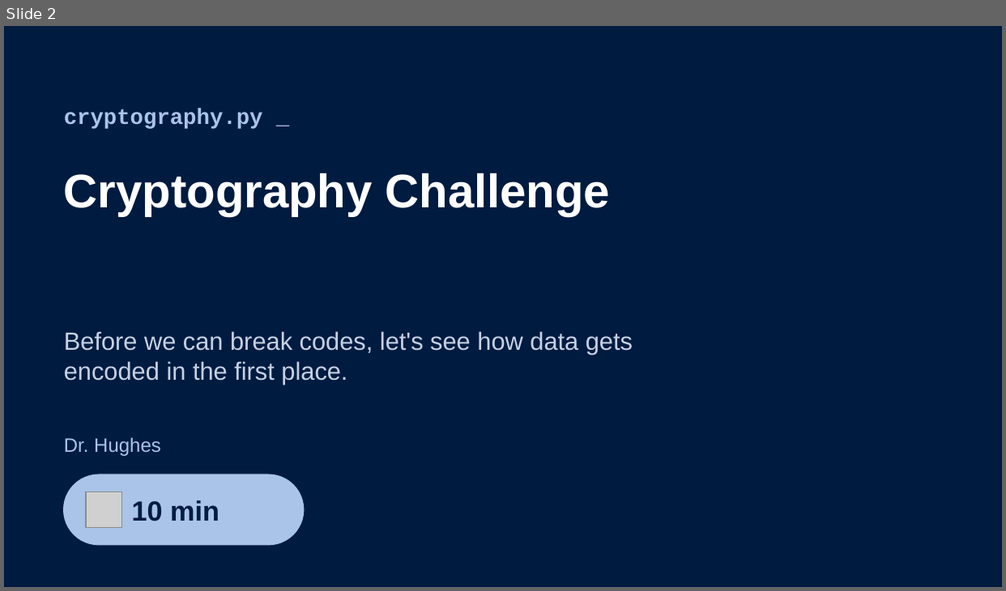
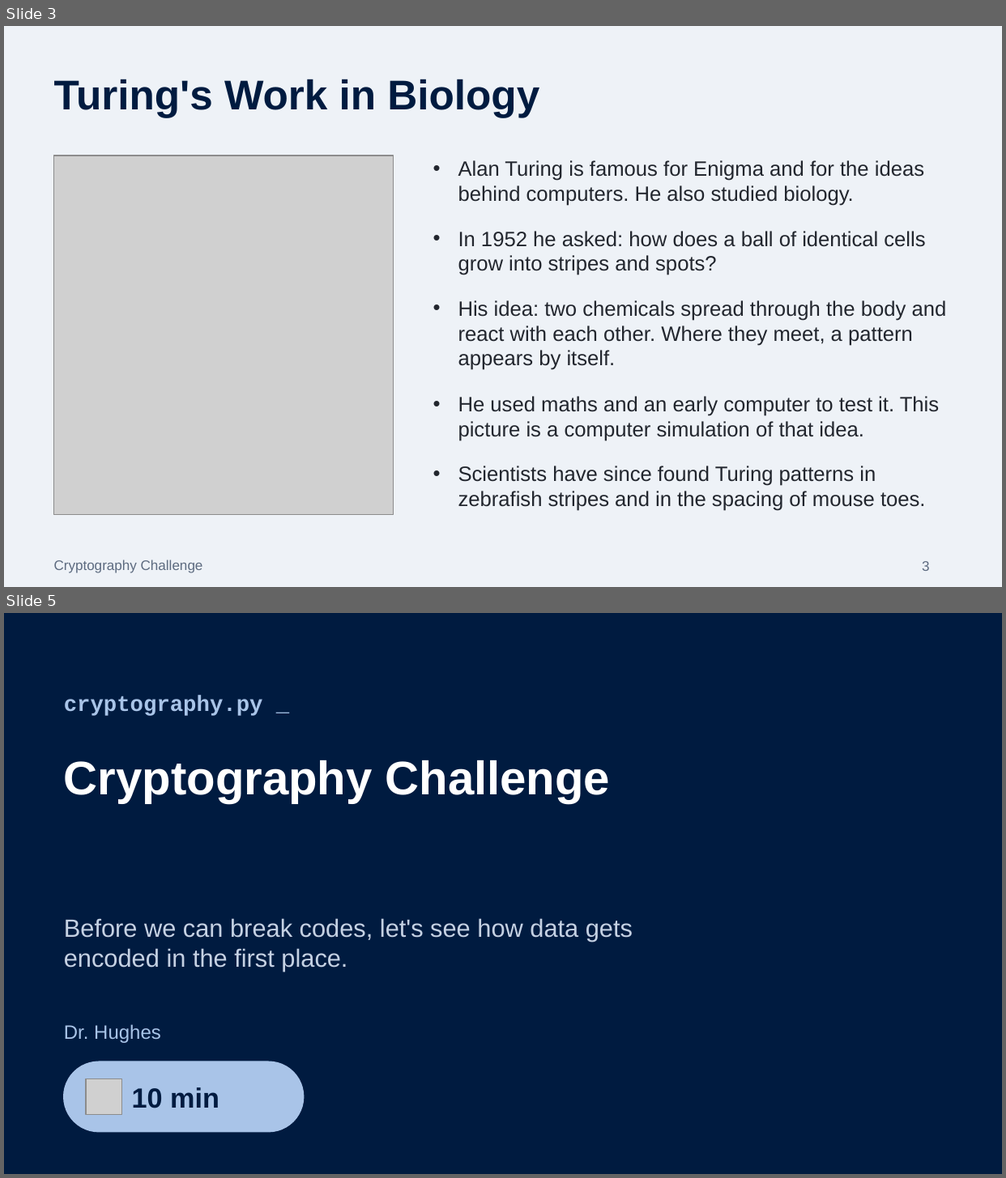
Before and after one commit to Dr-Hughes/Dr-Hughes.github.io, a slide deck: static/teaching/a-level-y12-13-cryptography-cryptography-challenge-run-length-encoding/cryptography-problem.pptx. Shown one above the other, each under a label of ours: slide 2 before the commit, slides 3 and 5 after it; the slides between them are not shown. The pictures are 1006x591 and 1006x1178 pixels, drawn with LibreOffice and Linux fonts; fonts in the diff are those of the drawing; grey boxes stand for pictures. Boxes give left, top, right and bottom in pixels: in the first picture for what was removed or moved away, otherwise in the second. Text is boxed around its words. In the diff, an @@ line names an element or a change of style, - is before the commit and + after.

Commit message:
Update Cryptography and Image Analysis lesson downloads: new slides, booklets, Word versions and student zips

```diff
--- a/static/teaching/a-level-y12-13-cryptography-cryptography-challenge-run-length-encoding/cryptography-problem.pptx
+++ b/static/teaching/a-level-y12-13-cryptography-cryptography-challenge-run-length-encoding/cryptography-problem.pptx
@@ slide 3 added at (4,26,1002,587), background #EEF2F7 @@
@@ title added at (54,79,539,118), 30 pt, text #001B40, bold @@
+Turing's Work in Biology
@@ picture added at (54,156,393,515) @@
@@ text added at (458,160,924,206), 15 pt, text #22262E @@
+• Alan Turing is famous for Enigma and for the ideas behind computers. He also studied biology.
@@ text added at (458,231,925,275), 15 pt, text #22262E @@
+• In 1952 he asked: how does a ball of identical cells grow into stripes and spots?
@@ text added at (458,301,947,370), 15 pt, text #22262E @@
+• His idea: two chemicals spread through the body and react with each other. Where they meet, a pattern appears by itself.
@@ text added at (458,396,939,442), 15 pt, text #22262E @@
+• He used maths and an early computer to test it. This picture is a computer simulation of that idea.
@@ text added at (458,466,926,511), 15 pt, text #22262E @@
+• Scientists have since found Turing patterns in zebrafish stripes and in the spacing of mouse toes.
@@ text added at (54,560,203,574), 10 pt, text #5D6B80 @@
+Cryptography Challenge
@@ page number added at (922,561,930,571), 10 pt, text #5D6B80 @@
+3
@@ what was slide 2 is now slide 5 @@
```
Also in this commit, not shown: 5 slides changed, 10 other slides added, 1 slide removed, 11 other files.
